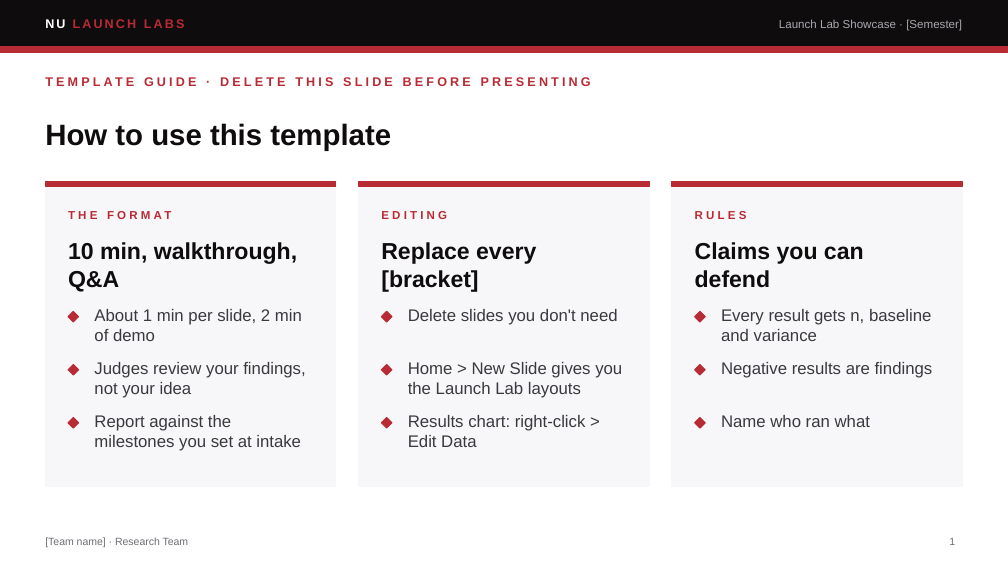
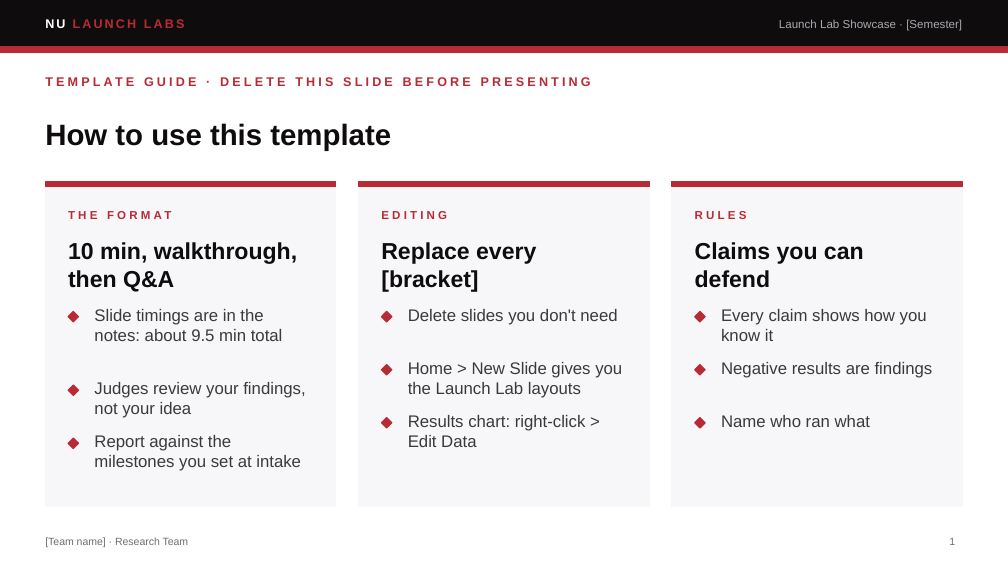
Before and after one commit to song856854132/launch-lab-showcase, a slide deck: slide 1 of template/Launch-Lab-Showcase-Research-Template.pptx. Drawn at 1008x567 pixels with LibreOffice and Linux fonts; fonts in the diff are those of the drawing. Boxes give left, top, right and bottom in pixels: in the first picture for what was removed or moved away, otherwise in the second. Text is boxed around its words. In the diff, an @@ line names an element or a change of style, - is before the commit and + after.

```diff
--- a/template/Launch-Lab-Showcase-Research-Template.pptx
+++ b/template/Launch-Lab-Showcase-Research-Template.pptx
@@ rectangle: place and size @@
-rectangle at bbox=[45, 181, 336, 486]
+rectangle at bbox=[45, 181, 336, 507]
@@ rectangle: place and size @@
-rectangle at bbox=[672, 181, 963, 486]
+rectangle at bbox=[672, 181, 963, 507]
@@ text at bbox=[68, 242, 297, 292]: text changed @@
-10 min, walkthrough, Q&A
+10 min, walkthrough, then Q&A
@@ text at bbox=[94, 309, 283, 341]: text changed @@
-About 1 min per slide, 2 min of demo
+Slide timings are in the notes: about 9.5 min total
@@ text at bbox=[721, 309, 927, 341]: text changed @@
-Every result gets n, baseline and variance
+Every claim shows how you know it
@@ 2 texts, 2 diamonds: place and size @@
-2 texts, 2 diamonds at bbox=[68, 362, 305, 451]
+2 texts, 2 diamonds at bbox=[68, 382, 305, 471]
```
Also in this commit, not shown: 1 other slide changed, 13 other files.
